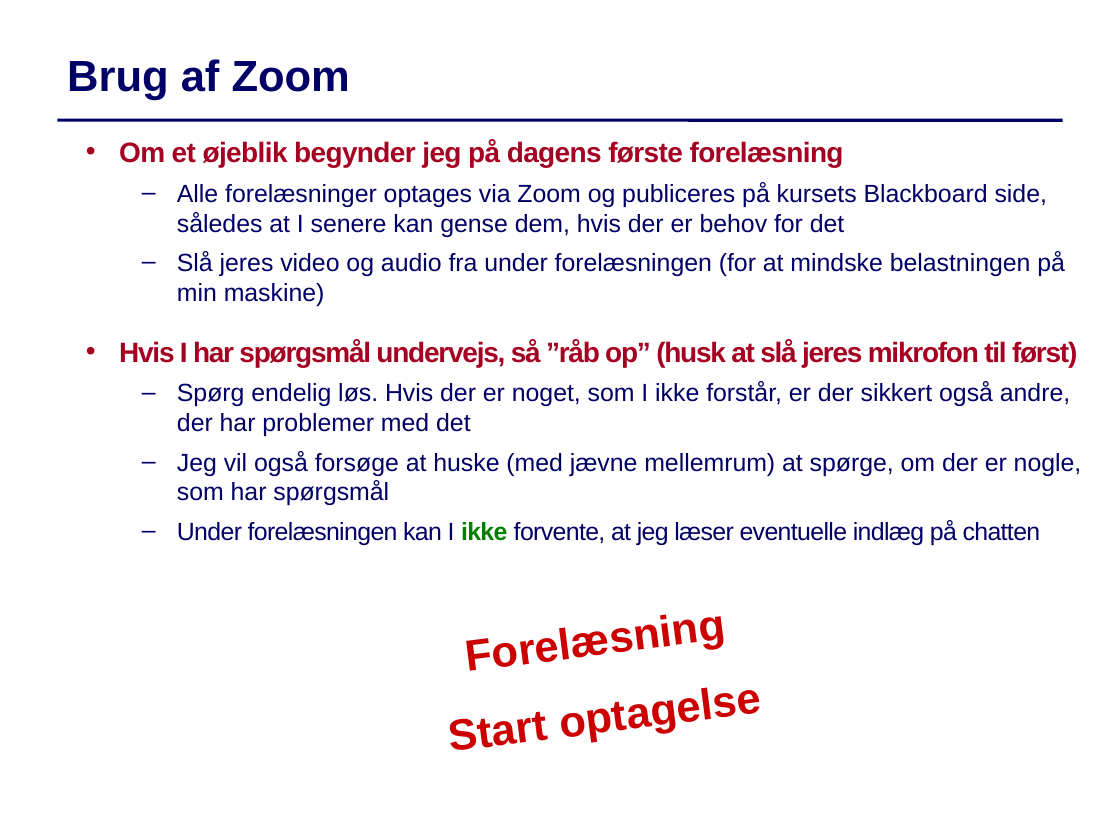
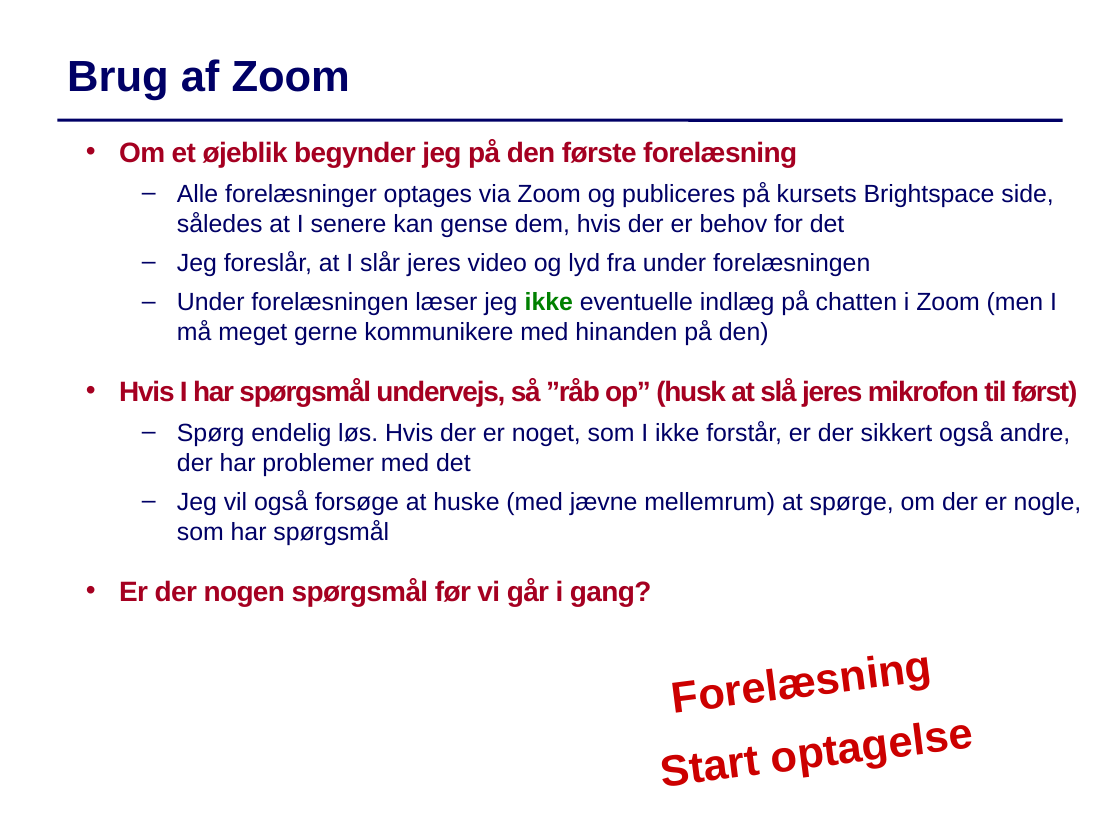
Before and after one commit to IntProgAU/Materiale, a slide deck: slide 3 of web/g22/status/Status2.pptx. Drawn at 1120x840 pixels with LibreOffice and Linux fonts; fonts in the diff are those of the drawing. Boxes give left, top, right and bottom in pixels: in the first picture for what was removed or moved away, otherwise in the second. Text is boxed around its words. In the diff, an @@ line names an element or a change of style, - is before the commit and + after.

```diff
--- a/web/g22/status/Status2.pptx
+++ b/web/g22/status/Status2.pptx
@@ text at bbox=[119, 140, 1057, 345]: text changed @@
-  • Om et øjeblik begynder jeg på dagens første forelæsning
-  – Alle forelæsninger optages via Zoom og publiceres på kursets Blackboard side, således at I senere kan gense dem, hvis der er behov for det
-  – Slå jeres video og audio fra under forelæsningen (for at mindske belastningen på min maskine)
+  • Om et øjeblik begynder jeg på den første forelæsning
+  – Alle forelæsninger optages via Zoom og publiceres på kursets Brightspace side, således at I senere kan gense dem, hvis der er behov for det
+  – Jeg foreslår, at I slår jeres video og lyd fra under forelæsningen
+  – Under forelæsningen læser jeg ikke eventuelle indlæg på chatten i Zoom (men I må meget gerne kommunikere med hinanden på den)
@@ text at bbox=[119, 579, 652, 606]: text changed; size 16 to 18 pt; text colour #000066 to #A50021; bold on @@
-  – Under forelæsningen kan I ikke forvente, at jeg læser eventuelle indlæg på chatten
+  • Er der nogen spørgsmål før vi går i gang?
@@ text "Forelæsning": place and size @@
-text "Forelæsning" at bbox=[392, 582, 799, 696]
+text "Forelæsning" at bbox=[598, 622, 1005, 736]
@@ text "Start optagelse": place and size @@
-text "Start optagelse" at bbox=[451, 711, 549, 750]
+text "Start optagelse" at bbox=[663, 746, 761, 786]
```
Also in this commit, not shown: 5 other slides changed, 1 slide removed, 5 other files.
